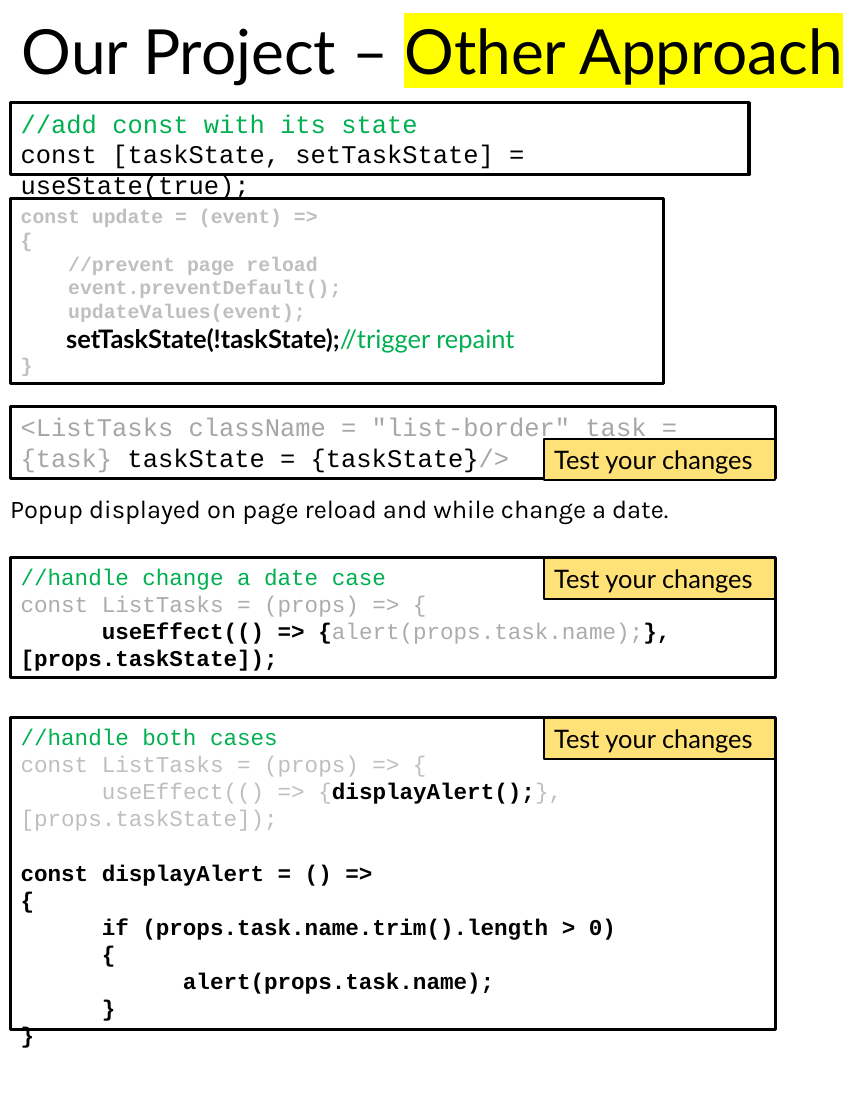
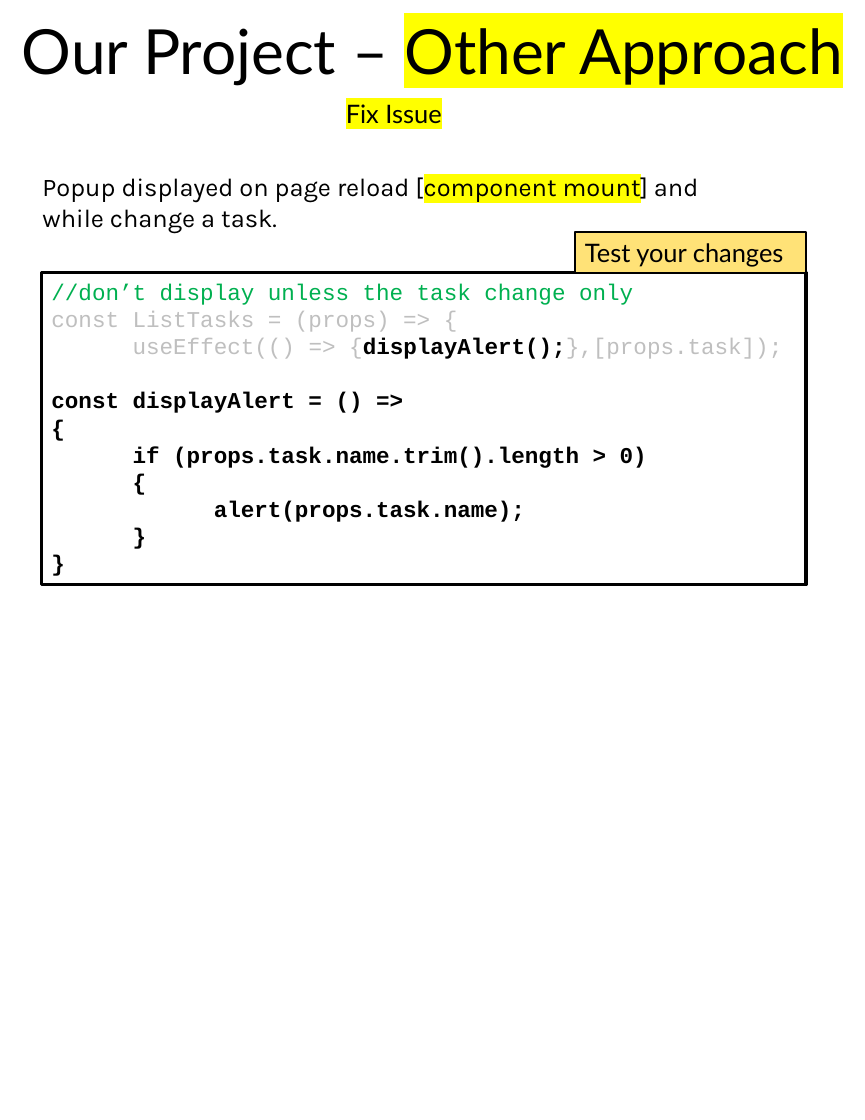
Before and after one commit to scorpion0511/mytracker, a slide deck: slide 44 of doc/React.pptx (slide 40 before the commit). Drawn at 865x1120 pixels with LibreOffice and Linux fonts; fonts in the diff are those of the drawing. Boxes give left, top, right and bottom in pixels: in the first picture for what was removed or moved away, otherwise in the second. Text is boxed around its words. In the diff, an @@ line names an element or a change of style, - is before the commit and + after.

Commit message:
presentation

```diff
--- a/doc/React.pptx
+++ b/doc/React.pptx
@@ rectangle removed at [10,103,749,175] @@
-//add const with its state
-const [taskState, setTaskState] = useState(true);
@@ text added at [346,104,441,124], 18 pt, text #000000 @@
+Fix Issue
@@ text at [42,174,698,233]: text changed @@
-Popup displayed on page reload and while change a date.
+Popup displayed on page reload [component mount] and while change a task.
@@ rectangle removed at [10,198,664,384] @@
-const update = (event) =>
-{
-//prevent page reload
-event.preventDefault();
-updateValues(event);
-setTaskState(!taskState);//trigger repaint
-}
@@ rectangle "Test your changes": place and size @@
-rectangle "Test your changes" at [544,717,775,758]
+rectangle "Test your changes" at [575,232,806,273]
@@ rectangle "//don’t display unless the task ...": place and size @@
-rectangle "//don’t display unless the task ..." at [10,717,774,1029]
+rectangle "//don’t display unless the task ..." at [42,273,806,584]
@@ text in rectangle at [51,284,633,305]: text changed @@
-//handle both cases
+//don’t display unless the task change only
@@ text in rectangle at [133,338,782,359]: text changed @@
-useEffect(() => {displayAlert();},[props.taskState]);
+useEffect(() => {displayAlert();},[props.task]);
@@ rectangle removed at [10,406,774,478] @@
-<ListTasks className = "list-border" task = {task} taskState = {taskState}/>
@@ rectangle removed at [544,439,775,479] @@
-Test your changes
@@ rectangle removed at [10,557,774,677] @@
-//handle change a date case
-const ListTasks = (props) => {
-useEffect(() => {alert(props.task.name);},[props.taskState]);
@@ rectangle removed at [544,558,775,598] @@
-Test your changes
```
Also in this commit, not shown: 24 other slides changed, 4 slides added.
